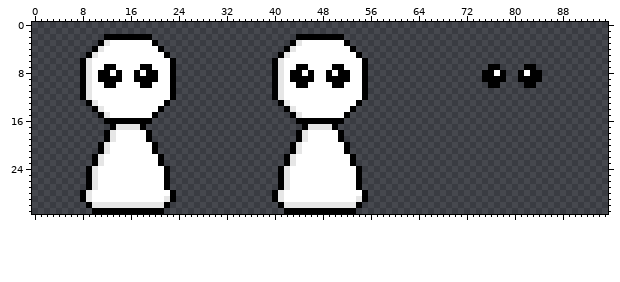
Pixel-art file: Assets/Sprites/NPC.aseprite. This is how it looked before the edit.
96x32 pixels, 1 frame.
After:
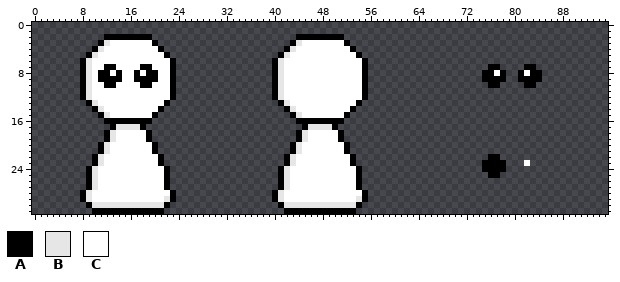
Palette (. is transparent): A #000000  B #e6e6e6  C #ffffff
Log entry: Add NPC Eye Follow
What changed:
Changed rows in their new state; - is an unchanged pixel.
first column x 43:
 7 -CC----CC-
 8 CC-C--C-CC
 9 CCCC--CCCC
10 -CC----CC-
first column x 75:
22 -AA-----
23 AAAA---C
24 AAAA----
25 -AA-----
Pixel boxes of the changes (left, top, right, bottom) in both pictures:
changed: (290, 64, 350, 88)
added: (482, 154, 530, 178)
